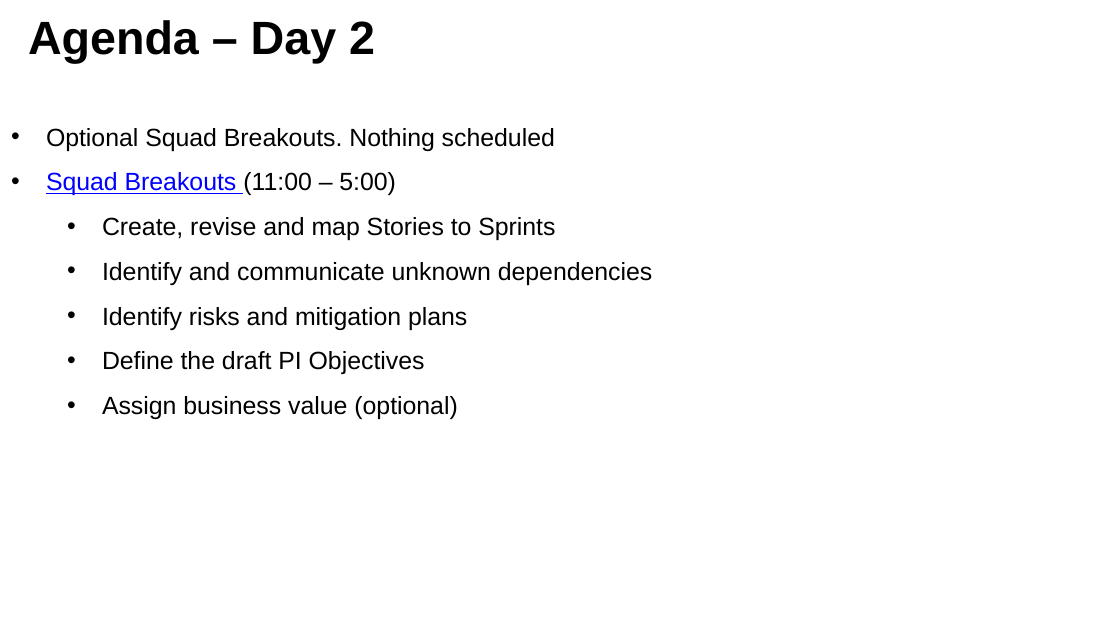
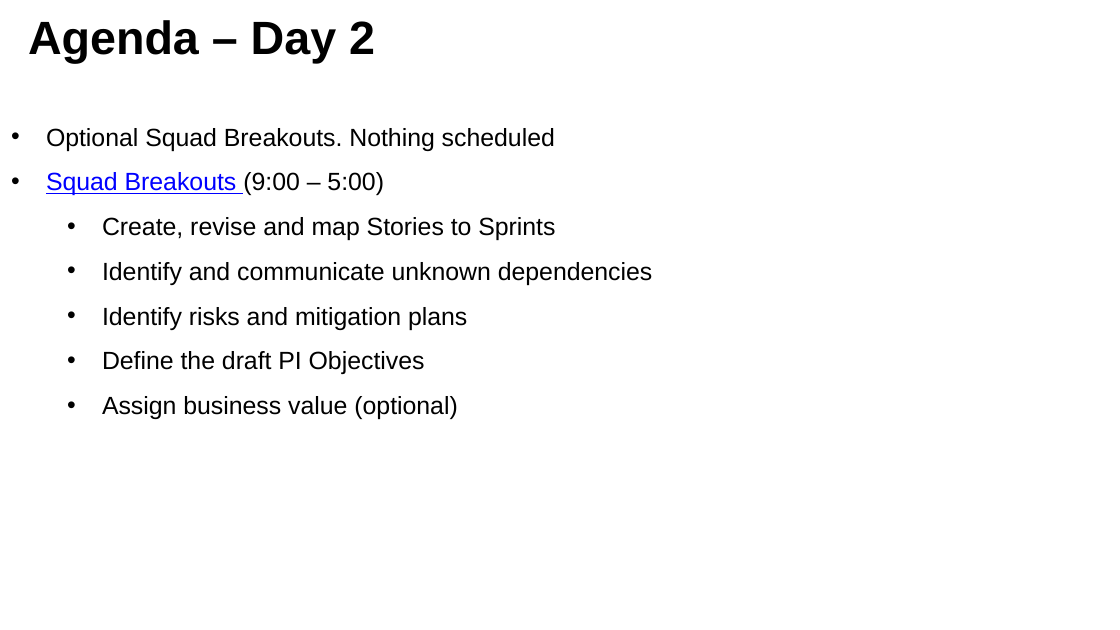
Before and after one commit to zowe/community, a slide deck: slide 4 of Project Management/PI Planning/22PI4 Planning/Zowe 22PI4 Planning - Introduction and Agenda.pptx. Drawn at 1120x630 pixels with LibreOffice and Linux fonts; fonts in the diff are those of the drawing. Boxes give left, top, right and bottom in pixels: in the first picture for what was removed or moved away, otherwise in the second. Text is boxed around its words. In the diff, an @@ line names an element or a change of style, - is before the commit and + after.

```diff
--- a/Project Management/PI Planning/22PI4 Planning/Zowe 22PI4 Planning - Introduction and Agenda.pptx
+++ b/Project Management/PI Planning/22PI4 Planning/Zowe 22PI4 Planning - Introduction and Agenda.pptx
@@ text at (x1=46, y1=172, x2=384, y2=195): text changed @@
-• Squad Breakouts (11:00 – 5:00)
+• Squad Breakouts (9:00 – 5:00)
```
Also in this commit, not shown: 2 other slides changed.
